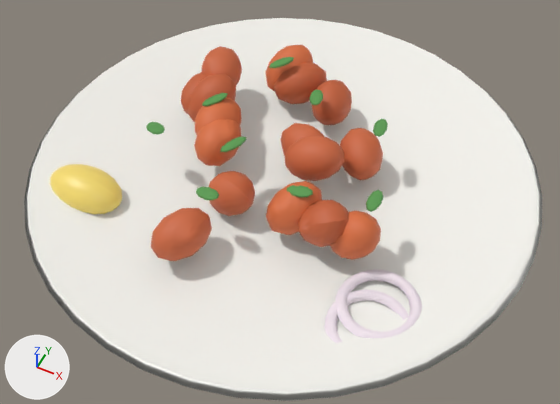
Two versions of the glTF model public/models/chicken-65.glb, one commit apart.
One viewpoint serves both versions: a 50 mm lens placed at (0.133, -0.269, 0.322), pointed at (0.006, -0.017, 0.006). Every picture has the same lights, and +X, +Y and +Z are marked at lower left. The picture after the commit comes second. Vertices at exactly the same position are counted once.

Objects in the first picture: 'chicken-65'.
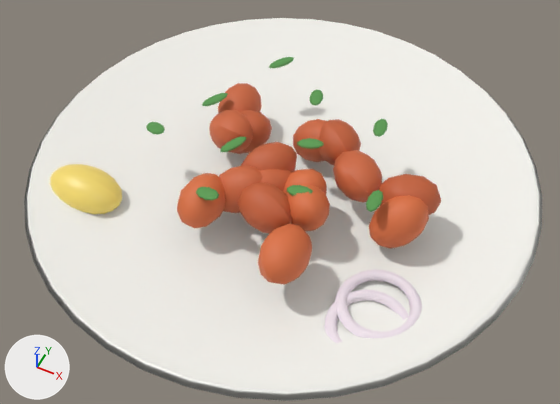
Diff of the bpy script that builds the scene:
```diff
--- a/public/models/chicken-65.glb.py
+++ b/public/models/chicken-65.glb.py
@@ me_chicken_65 @@
-me_chicken_65.from_pydata(...)  # 2384 vertices, 4632 faces; spans x -0.14..0.14, y -0.14..0.14, z 0.0..0.045
+me_chicken_65.from_pydata(...)  # 2384 vertices, 4632 faces; spans x -0.14..0.14, y -0.14..0.14, z 0.0..0.043
+# me_chicken_65 part 1: the loose piece of 68 vertices spanning x 0.003..0.035, y -0.013..0.011, z 0.019..0.045 is multiplied about its middle by the matrix ((0.917, 0.329, -0.225), (-0.358, 0.928, -0.104), (0.174, 0.176, 0.969)), then moved by (-0.008, 0.023, -0.01)
+# me_chicken_65 part 2: the loose piece of 68 vertices spanning x -0.034..-0.009, y -0.087..-0.055, z 0.011..0.035 is multiplied about its middle by the matrix ((-0.659, -0.565, -0.496), (0.745, -0.584, -0.324), (-0.107, -0.583, 0.806)), then moved by (0.013, 0.037, 0.003)
+# me_chicken_65 part 3: the loose piece of 68 vertices spanning x -0.009..0.023, y 0.0..0.026, z 0.01..0.034 is multiplied about its middle by the matrix ((-0.917, -0.209, -0.339), (0.279, -0.944, -0.174), (-0.284, -0.254, 0.924)), then moved by (0.036, -0.013, 0.007)
+# me_chicken_65 part 4: the loose piece of 68 vertices spanning x 0.023..0.05, y 0.006..0.038, z 0.01..0.034 is multiplied about its middle by the matrix ((-0.8, -0.291, -0.525), (0.36, -0.933, -0.032), (-0.481, -0.214, 0.85)), then moved by (-0.075, 0.001, 0.004)
+# me_chicken_65 part 5: the loose piece of 68 vertices spanning x -0.074..-0.049, y 0.025..0.057, z 0.02..0.044 is multiplied about its middle by the matrix ((0.463, 0.829, 0.315), (-0.793, 0.546, -0.271), (-0.397, -0.124, 0.909)), then moved by (0.065, -0.068, -0.006)
+# me_chicken_65 part 6: the loose piece of 68 vertices spanning x -0.028..0.0, y -0.046..-0.022, z 0.006..0.034 is multiplied about its middle by the matrix ((0.987, -0.161, 0.016), (0.153, 0.895, -0.418), (0.053, 0.415, 0.908)), then moved by (-0.019, 0.036, 0.007)
+# me_chicken_65 part 7: the loose piece of 68 vertices spanning x -0.048..-0.024, y -0.024..0.009, z 0.015..0.039 is multiplied about its middle by the matrix ((-0.963, -0.017, -0.27), (0.01, -1.0, 0.028), (-0.27, 0.024, 0.962)), then moved by (0.069, -0.057, 0.003)
+# me_chicken_65 part 8: the loose piece of 68 vertices spanning x 0.009..0.036, y -0.047..-0.02, z 0.012..0.041 is multiplied about its middle by the matrix ((0.65, -0.754, -0.093), (0.557, 0.389, 0.734), (-0.518, -0.529, 0.672)), then moved by (-0.044, -0.016, 0.0)
+# me_chicken_65 part 9: the loose piece of 68 vertices spanning x 0.042..0.07, y -0.046..-0.023, z 0.009..0.039 is multiplied about its middle by the matrix ((0.837, 0.525, 0.156), (-0.518, 0.851, -0.085), (-0.178, -0.01, 0.984)), then moved by (-0.027, 0.003, 0.004)
+# me_chicken_65 part 10: the loose piece of 68 vertices spanning x -0.042..-0.016, y 0.051..0.081, z 0.014..0.04 is multiplied about its middle by the matrix ((0.843, 0.036, 0.537), (0.311, 0.782, -0.54), (-0.439, 0.623, 0.648)), then moved by (0.102, -0.083, -0.001)
+# me_chicken_65 part 11: the loose piece of 68 vertices spanning x -0.055..-0.031, y -0.012..0.02, z 0.017..0.04 is multiplied about its middle by the matrix ((0.725, 0.538, -0.43), (-0.603, 0.193, -0.774), (-0.333, 0.82, 0.464)), then moved by (0.063, -0.026, -0.005)
+# me_chicken_65 part 12: the loose piece of 68 vertices spanning x -0.007..0.017, y 0.037..0.07, z 0.011..0.034 is multiplied about its middle by the matrix ((0.032, 0.976, -0.215), (-0.821, -0.097, -0.563), (-0.57, 0.195, 0.798)), then moved by (0.067, -0.056, 0.007)
+# me_chicken_65 part 13: the loose piece of 68 vertices spanning x -0.069..-0.043, y 0.005..0.034, z 0.015..0.042 is multiplied about its middle by the matrix ((-0.232, -0.959, 0.164), (0.007, 0.166, 0.986), (-0.973, 0.23, -0.032)), then moved by (0.079, 0.0, -0.001)
+# me_chicken_65 part 14: the loose piece of 68 vertices spanning x -0.032..-0.004, y 0.045..0.075, z 0.012..0.036 is multiplied about its middle by the matrix ((-0.586, -0.542, -0.603), (0.592, -0.794, 0.139), (-0.554, -0.275, 0.786)), then moved by (-0.01, -0.052, 0.0)
+# me_chicken_65 part 15: the loose piece of 68 vertices spanning x 0.027..0.055, y -0.049..-0.025, z 0.013..0.043 is multiplied about its middle by the matrix ((0.52, 0.011, 0.854), (-0.649, 0.656, 0.386), (-0.556, -0.755, 0.348)), then moved by (-0.029, -0.005, 0.001)
+# me_chicken_65 part 16: the loose piece of 68 vertices spanning x -0.076..-0.052, y 0.007..0.04, z 0.014..0.037 is multiplied about its middle by the matrix ((0.221, -0.583, -0.781), (0.278, -0.73, 0.624), (-0.935, -0.355, 0.0)), then moved by (0.063, -0.04, 0.005)
 me_chicken_65.materials.append(mat_material_0)
```

Boxes [x1, y1, x2, y2] around the edits, measured in the pictures (560 x 404 px; the box of a moved part takes in the faces that stretch with it):
part 1 of me_chicken_65, moved or reshaped
    before: [285, 136, 344, 181]
    after: [293, 119, 327, 162]
part 2 of me_chicken_65, moved or reshaped
    before: [151, 208, 212, 261]
    after: [219, 165, 262, 213]
part 3 of me_chicken_65, moved or reshaped
    before: [280, 123, 324, 156]
    after: [333, 150, 382, 202]
part 4 of me_chicken_65, moved or reshaped
    before: [340, 128, 383, 180]
    after: [218, 83, 262, 113]
part 5 of me_chicken_65, moved or reshaped
    before: [202, 46, 242, 85]
    after: [260, 169, 292, 191]
part 6 of me_chicken_65, moved or reshaped
    before: [209, 171, 255, 216]
    after: [210, 110, 253, 153]
part 7 of me_chicken_65, moved or reshaped
    before: [194, 119, 241, 166]
    after: [258, 224, 312, 285]
part 8 of me_chicken_65, moved or reshaped
    before: [266, 181, 322, 235]
    after: [177, 173, 226, 228]
part 9 of me_chicken_65, moved or reshaped
    before: [330, 211, 381, 260]
    after: [286, 184, 330, 231]
part 10 of me_chicken_65, moved or reshaped
    before: [265, 45, 313, 91]
    after: [369, 195, 429, 249]
part 11 of me_chicken_65, moved or reshaped
    before: [195, 97, 241, 135]
    after: [283, 169, 327, 194]
part 12 of me_chicken_65, moved or reshaped
    before: [311, 80, 352, 125]
    after: [379, 174, 441, 215]
part 13 of me_chicken_65, moved or reshaped
    before: [188, 74, 236, 122]
    after: [319, 119, 361, 165]
part 14 of me_chicken_65, moved or reshaped
    before: [274, 62, 327, 104]
    after: [233, 110, 272, 154]
part 15 of me_chicken_65, moved or reshaped
    before: [298, 200, 349, 247]
    after: [238, 182, 292, 234]
part 16 of me_chicken_65, moved or reshaped
    before: [181, 72, 207, 115]
    after: [241, 142, 297, 172]
